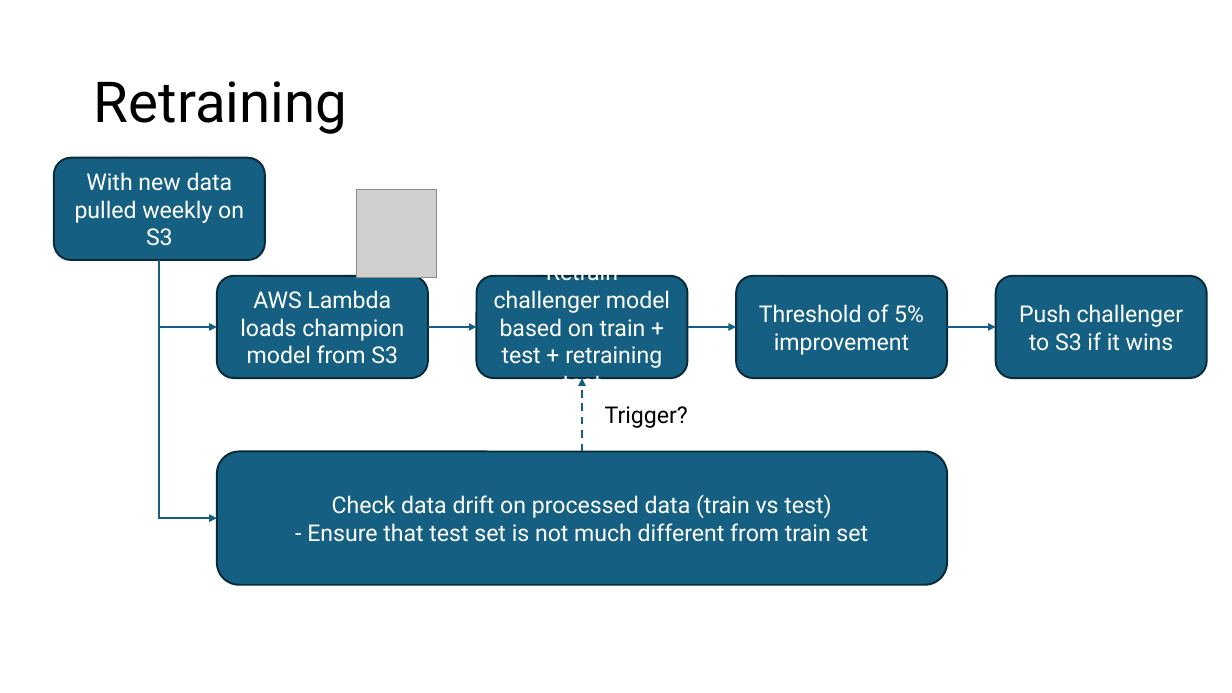
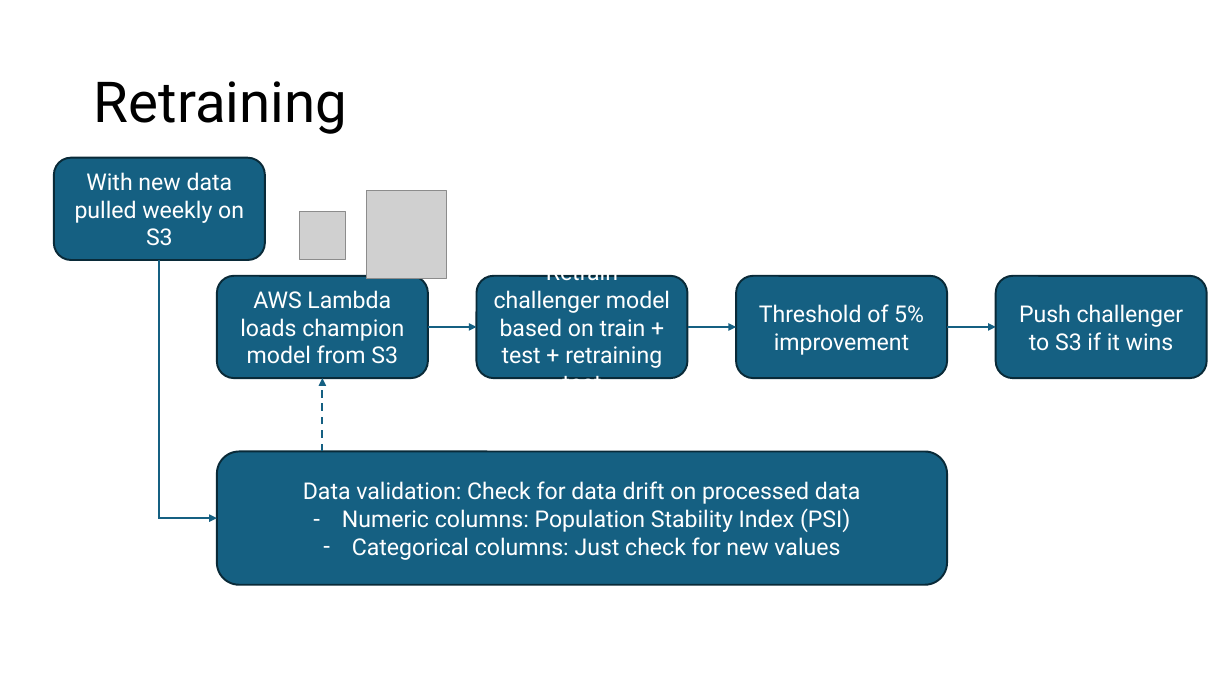
Before and after one commit to ziyu-toh/hdb-resale-prediction, a slide deck: slide 10 of docs/Architecture Overview.pptx. Drawn at 1232x693 pixels with LibreOffice and Linux fonts; fonts in the diff are those of the drawing; grey boxes stand for pictures. Boxes give left, top, right and bottom in pixels: in the first picture for what was removed or moved away, otherwise in the second. Text is boxed around its words. In the diff, an @@ line names an element or a change of style, - is before the commit and + after.

```diff
--- a/docs/Architecture Overview.pptx
+++ b/docs/Architecture Overview.pptx
@@ picture: place and size @@
-picture at [357,189,437,277]
+picture at [366,190,446,278]
@@ picture added at [299,212,347,260] @@
@@ elbow arrow removed from (160, 260) to (217, 327) @@
@@ arrow moved from (582, 452) - (582, 378) to (323, 452) - (323, 378) @@
@@ text removed at [605,406,688,428] @@
-Trigger?
@@ text in rounded rectangle at [303,481,861,560]: text changed @@
-Check data drift on processed data (train vs test)
-- Ensure that test set is not much different from train set
+Data validation: Check for data drift on processed data
+– Numeric columns: Population Stability Index (PSI)
+– Categorical columns: Just check for new values
```
Also in this commit, not shown: 3 other slides changed, 1 slide removed, 3 other files.
